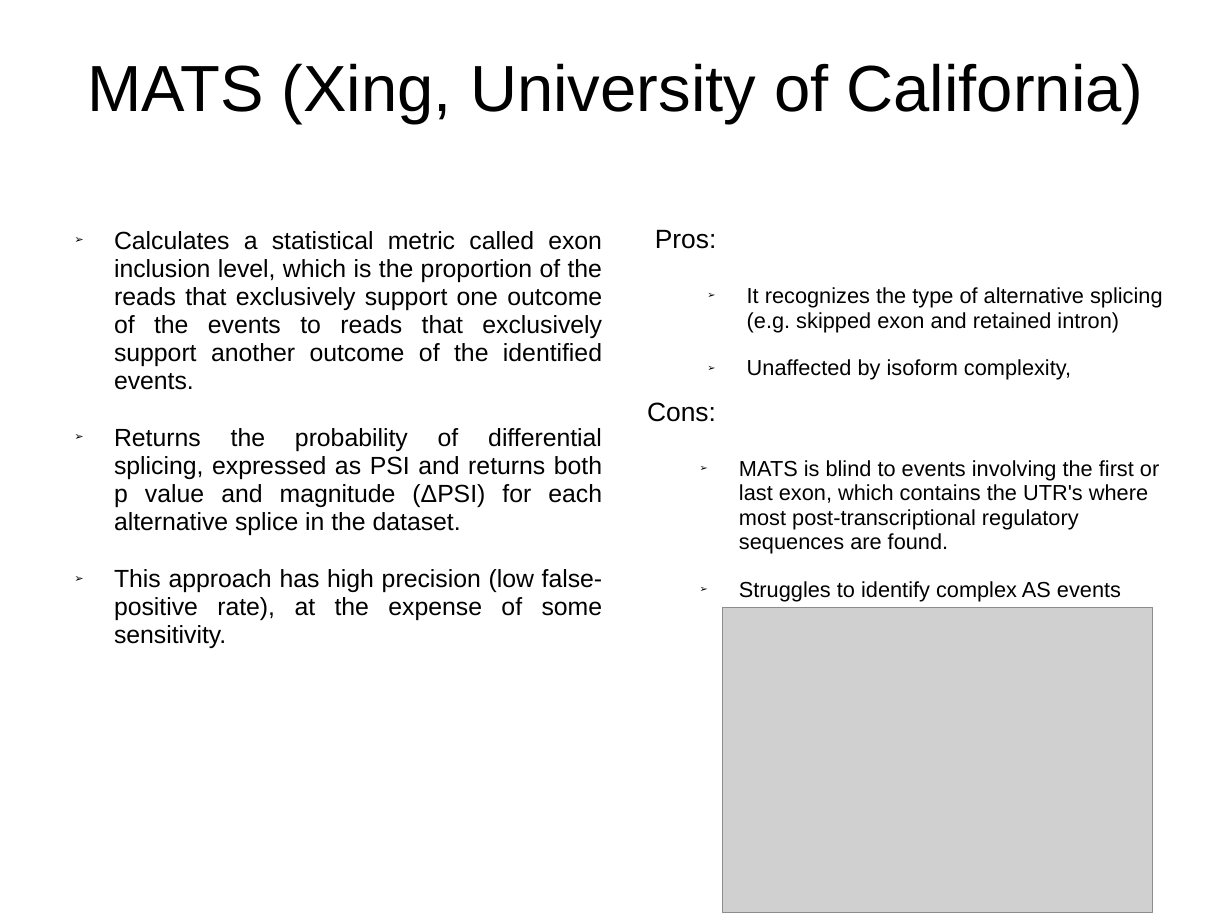
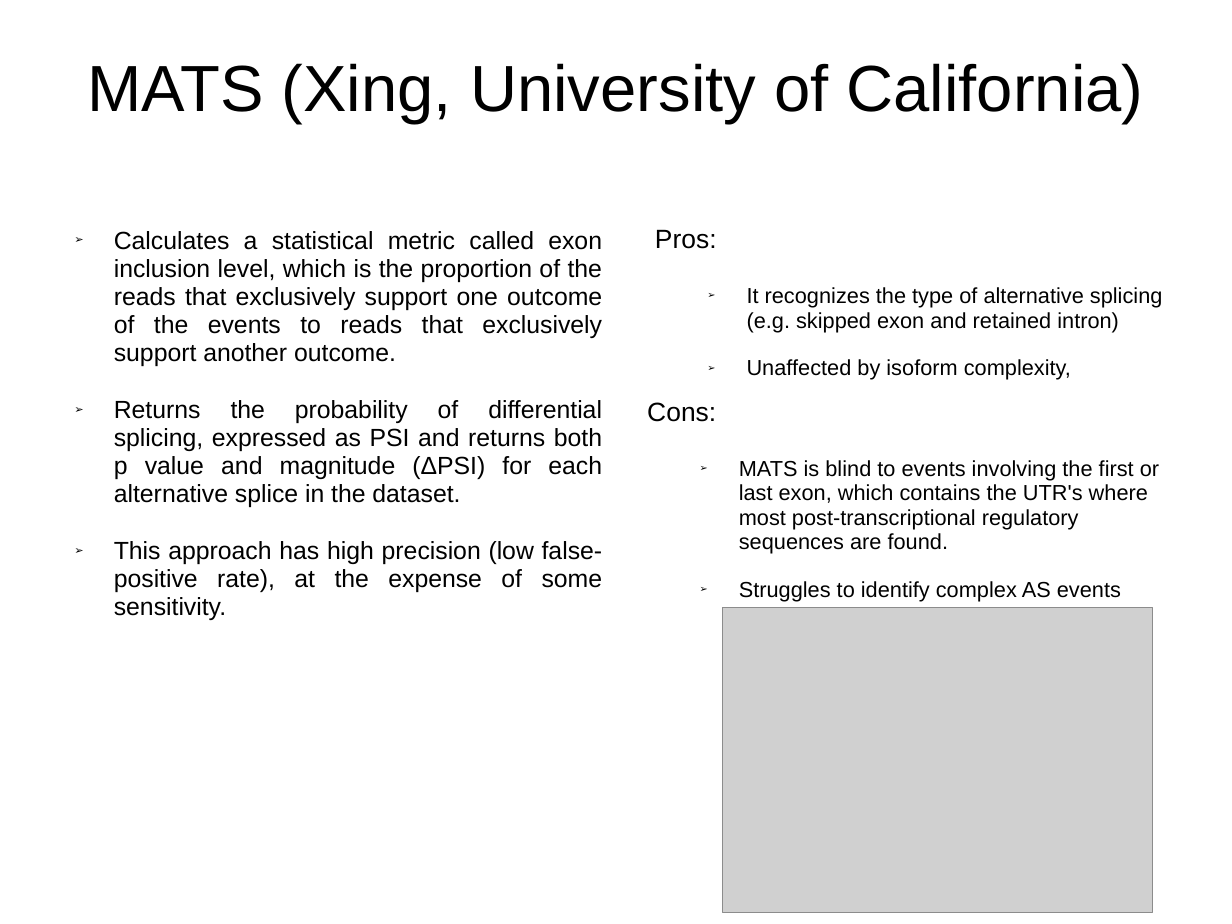
Before and after one commit to pdl30/rnaseq_misc, a slide deck: slide 8 of Alternative_splicing_presentation.ppt. Drawn at 1232x924 pixels with LibreOffice and Linux fonts; fonts in the diff are those of the drawing; grey boxes stand for pictures; background and template pictures are left out. Boxes give left, top, right and bottom in pixels: in the first picture for what was removed or moved away, otherwise in the second. Text is boxed around its words. In the diff, an @@ line names an element or a change of style, - is before the commit and + after.

```diff
--- a/Alternative_splicing_presentation.ppt
+++ b/Alternative_splicing_presentation.ppt
@@ text at (x1=114, y1=231, x2=602, y2=366): text changed @@
-➢ Calculates a statistical metric called exon inclusion level, which is the proportion of the reads that exclusively support one outcome of the events to reads that exclusively support another outcome of the identified events.
+➢ Calculates a statistical metric called exon inclusion level, which is the proportion of the reads that exclusively support one outcome of the events to reads that exclusively support another outcome.
```
Also in this commit, not shown: 4 other slides changed, 1 slide added.
